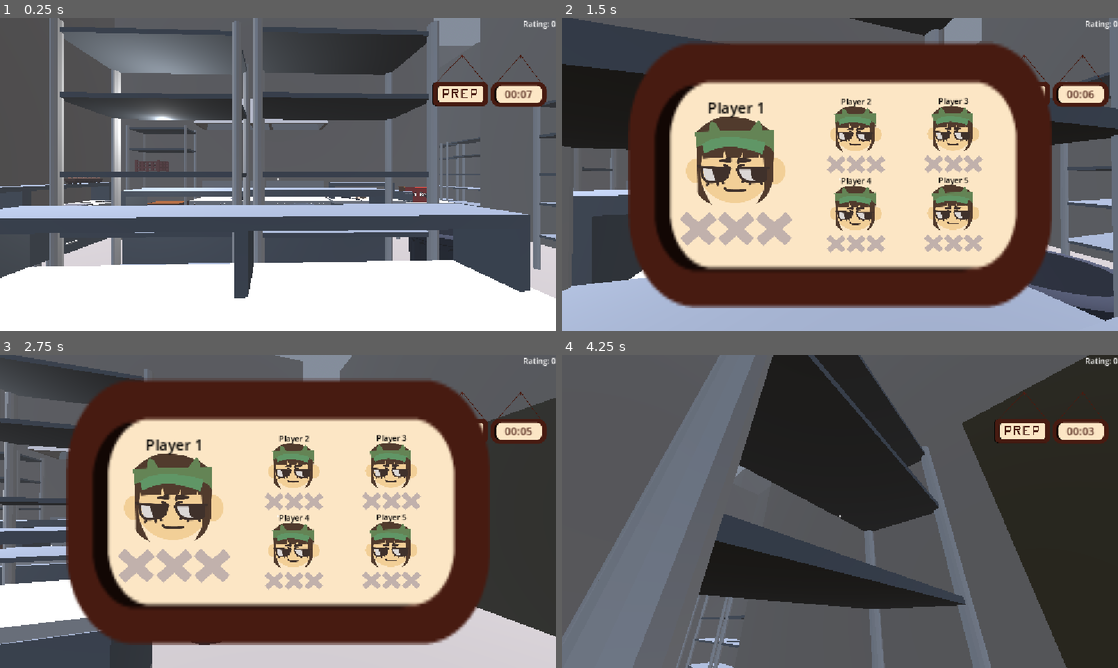
Above: before the commit, frames 1-4 (two rows, left to right).
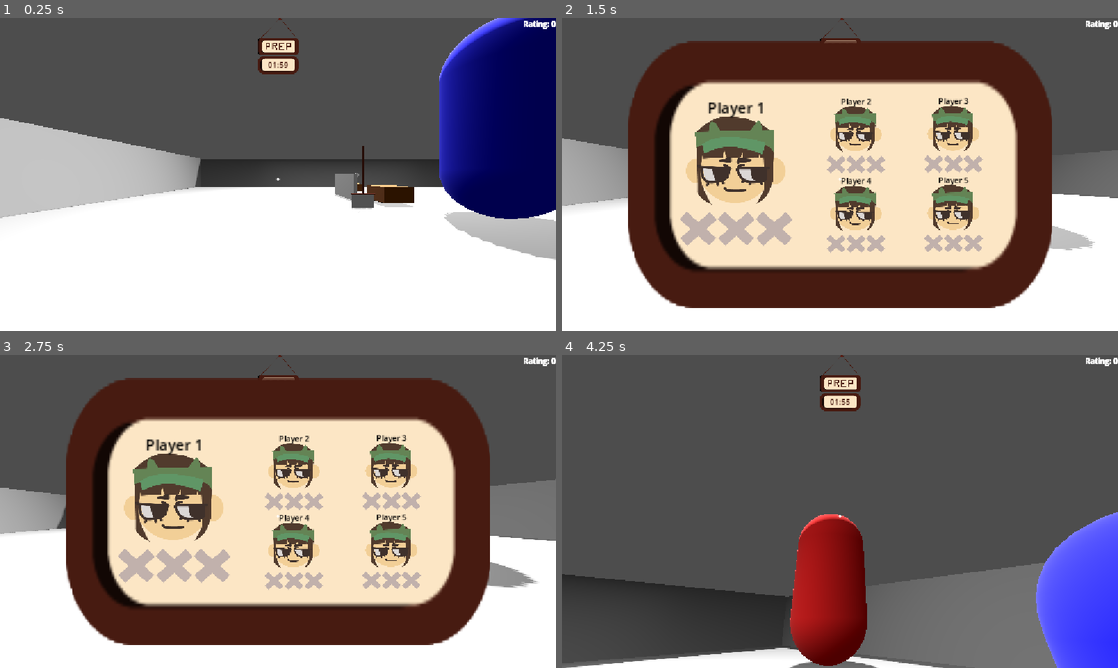
Above: after the commit, the same moments.

Repository: AlexLietha/Slacker
Game: Godot game, scene res://Scenes/test.tscn
The game is run twice, just before and just after one commit, with the same random seed, the same clock (stepped at 60 frames per second) and the same inputs. Before the commit the project starts from res://Scenes/FunctionalKitchen.tscn.
Inputs (mouse positions are in pixels of both pictures, inside the frame that each line leads up to):
- Up to frame 1 (0.25 s): no input
- Up to frame 2 (1.5 s): tap Enter (ui_accept) at 0.5, 0.77 s; move the mouse to (867, 174) at 0.52 s; hold W (moveForward) 0.53-1.28 s; tap E (Click e) at 0.6 s; move the mouse to (728, 190) at 1.27 s; hold S (moveBack) from 1.28 s (still down); right-click (728, 190) at 1.35 s
- Up to frame 3 (2.75 s): tap Enter (ui_accept) at 1.52 s; move the mouse to (333, 442) at 2.02 s; release S (moveBack) at 2.03 s; hold D (moveRight) from 2.03 s (still down); tap ` (reassignRoles) at 2.1 s
- Up to frame 4 (4.25 s): move the mouse to (812, 574) at 2.77 s; release D (moveRight) at 2.78 s; hold W (moveForward) from 2.78 s (still down); tap E (Click e) at 2.85 s; tap Enter (ui_accept) at 3.02, 3.77 s; move the mouse to (878, 514) at 3.52 s; right-click (878, 514) at 3.6 s

The runs differ from the first frame. In frame 1, 59% of the frame differs, in the area x 0-100%, y 0-90%; in frame 2, 30%; in frame 3, 26%; in frame 4, 69%, in the area x 0-100%, y 0-100%.

Commit message:
Revert "Merge branch 'main' into TicketBoard/Riley"
This reverts commit 10f6ade834f1d4ca60db8cfdb502b924ec4ef60e, reversing
changes made to 3da836457efb925b9012efeb49a96da2bacb5ab1.

Diff:
--- a/slacker/Scenes/FunctionalKitchen.tscn
+++ b/slacker/Scenes/FunctionalKitchen.tscn
@@ -37,7 +37,6 @@
 [sub_resource type="Environment" id="Environment_oyfun"]
 background_mode = 2
 sky = SubResource("Sky_qh5db")
-fog_enabled = true
 
 [sub_resource type="StandardMaterial3D" id="StandardMaterial3D_pb1w8"]
 albedo_color = Color(0.71, 0.6792333, 0.63899994, 1)
@@ -232,6 +231,7 @@
 [node name="stackofplates" parent="Furnature/Box2" unique_id=334221210 instance=ExtResource("4_6cgg5")]
 
 [node name="Misc" type="Node3D" parent="." unique_id=2039875476]
+visible = false
 
 [node name="Spatula_BenMusser_V1" parent="Misc" unique_id=35149750 instance=ExtResource("12_sn54c")]
 transform = Transform3D(0.08814636, 0, -0.08862968, 0, 0.125, 0, 0.08862968, 0, 0.08814636, 3.515165, 1.8393247, -8.317997)
--- a/slacker/Scripts/Orders/CustomerSatisfactionManager.gd
+++ b/slacker/Scripts/Orders/CustomerSatisfactionManager.gd
@@ -1,8 +1,8 @@
 extends Node
 class_name SatisfactionManager
 
-var score : float = 375
-var ordersCompleted : int = 5
+var score : float = 0
+var ordersCompleted : int = 0
 
 func _ready() -> void:
 	OrderManager.CompletedOrder.connect(UpdateScore)
--- a/slacker/Scripts/Orders/UI/CustomerSatisfactionUI.gd
+++ b/slacker/Scripts/Orders/UI/CustomerSatisfactionUI.gd
@@ -1,43 +1,10 @@
-extends ColorRect
+extends Label
 
-@export var sizeScale = 2.56
-@export var gradient: Gradient
-
-var happyBar = preload("res://UI/Satisfaction Rating/happy_bar_v1.png")
-var sadBar = preload("res://UI/Satisfaction Rating/sad_bar_v1.png")
-
-@export var barSprite : Sprite2D
-
-var targetThreshold = 75
 
 # Called when the node enters the scene tree for the first time.
 func _ready() -> void:
+	OrderManager.CompletedOrder.connect(Update)
 
-	OrderManager.CompletedOrder.connect(Update)
-	Update(null)
 
 func Update(_order : Order) -> void:
-	var score = CustomerSatisfactionManager.GetScore()
-	var barSize = score * sizeScale
-
-	create_tween().tween_property(
-		self,
-		"size",
-		Vector2(barSize, size.y),
-		0.5
-	)
-
-	print(score)
-	print(gradient.sample(score/100))
-
-	create_tween().tween_property(
-		self,
-		"color",
-		gradient.sample(score/100),
-		0.5
-	)
-
-	if score >= 75:
-		barSprite.texture = happyBar
-	else:
-		barSprite.texture = sadBar
+	text = "Rating: " + str(int(CustomerSatisfactionManager.GetScore()))
--- a/slacker/Scripts/Orders/ingredient.gd
+++ b/slacker/Scripts/Orders/ingredient.gd
@@ -25,7 +25,7 @@
 
 func cook():
 	while true:
-		await get_tree().create_timer(3).timeout
+		await get_tree().create_timer(10).timeout
 		if cooking:
 			model.material.albedo_color = Color(0.293, 0.18, 0.146, 1.0)
 			cooked = true
--- a/slacker/Scripts/round_timer.gd
+++ b/slacker/Scripts/round_timer.gd
@@ -11,7 +11,7 @@
 @onready var open_sign = $"../OpenSign"
 
 @export var round_name = ["Prep Time!", "Get to Work!"]
-@export var round_time = [8,480]
+@export var round_time = [120,480]
 
 var round_num = 0
 
--- a/slacker/UI/TimerUI.tscn
+++ b/slacker/UI/TimerUI.tscn
@@ -13,32 +13,16 @@
 grow_horizontal = 2
 grow_vertical = 2
 
-[node name="Sign" type="TextureRect" parent="." unique_id=215235230]
-layout_mode = 1
-anchors_preset = 5
-anchor_left = 0.5
-anchor_right = 0.5
-offset_left = 446.0
-offset_top = 77.0
-offset_right = 531.0
-offset_bottom = 162.0
-grow_horizontal = 2
-scale = Vector2(1.2267444, 1.3600012)
-texture = ExtResource("2_qr5el")
-expand_mode = 1
-stretch_mode = 4
-
 [node name="ClockUI" type="TextureRect" parent="." unique_id=1047014232]
 layout_mode = 1
 anchors_preset = 5
 anchor_left = 0.5
 anchor_right = 0.5
-offset_left = 441.0
-offset_top = 132.0
-offset_right = 526.0
-offset_bottom = 172.0
+offset_left = -42.0
+offset_top = 78.0
+offset_right = 43.0
+offset_bottom = 118.0
 grow_horizontal = 2
-scale = Vector2(1.3600012, 1.3600012)
 texture = ExtResource("1_unr6p")
 expand_mode = 1
 stretch_mode = 4
@@ -79,12 +63,10 @@
 anchors_preset = 5
 anchor_left = 0.5
 anchor_right = 0.5
-offset_left = 319.0
-offset_top = 77.0
-offset_right = 404.0
-offset_bottom = 162.0
+offset_left = -42.5
+offset_right = 42.5
+offset_bottom = 85.0
 grow_horizontal = 2
-scale = Vector2(1.3600012, 1.3600012)
 texture = ExtResource("2_qr5el")
 expand_mode = 1
 stretch_mode = 4
@@ -94,12 +76,10 @@
 anchors_preset = 5
 anchor_left = 0.5
 anchor_right = 0.5
-offset_left = 319.0
-offset_top = 77.0
-offset_right = 404.0
-offset_bottom = 162.0
+offset_left = -42.5
+offset_right = 42.5
+offset_bottom = 85.0
 grow_horizontal = 2
-scale = Vector2(1.3600012, 1.3600012)
 texture = ExtResource("3_eaqiy")
 expand_mode = 1
 stretch_mode = 4
--- a/slacker/project.godot
+++ b/slacker/project.godot
@@ -11,7 +11,7 @@
 [application]
 
 config/name="Slacker"
-run/main_scene="uid://desibxehcwrhm"
+run/main_scene="uid://c2dsntpomcf6p"
 config/features=PackedStringArray("4.7", "Forward Plus")
 config/icon="res://icon.svg"
 
Binary file removed: slacker/UI/Satisfaction Rating/empty_bar_v1.png
Not shown, removed: slacker/UI/Satisfaction Rating/empty_bar_v1.png.import
Binary file removed: slacker/UI/Satisfaction Rating/happy_bar_v1.png
Not shown, removed: slacker/UI/Satisfaction Rating/happy_bar_v1.png.import
Binary file removed: slacker/UI/Satisfaction Rating/sad_bar_v1.png
Not shown, removed: slacker/UI/Satisfaction Rating/sad_bar_v1.png.import
